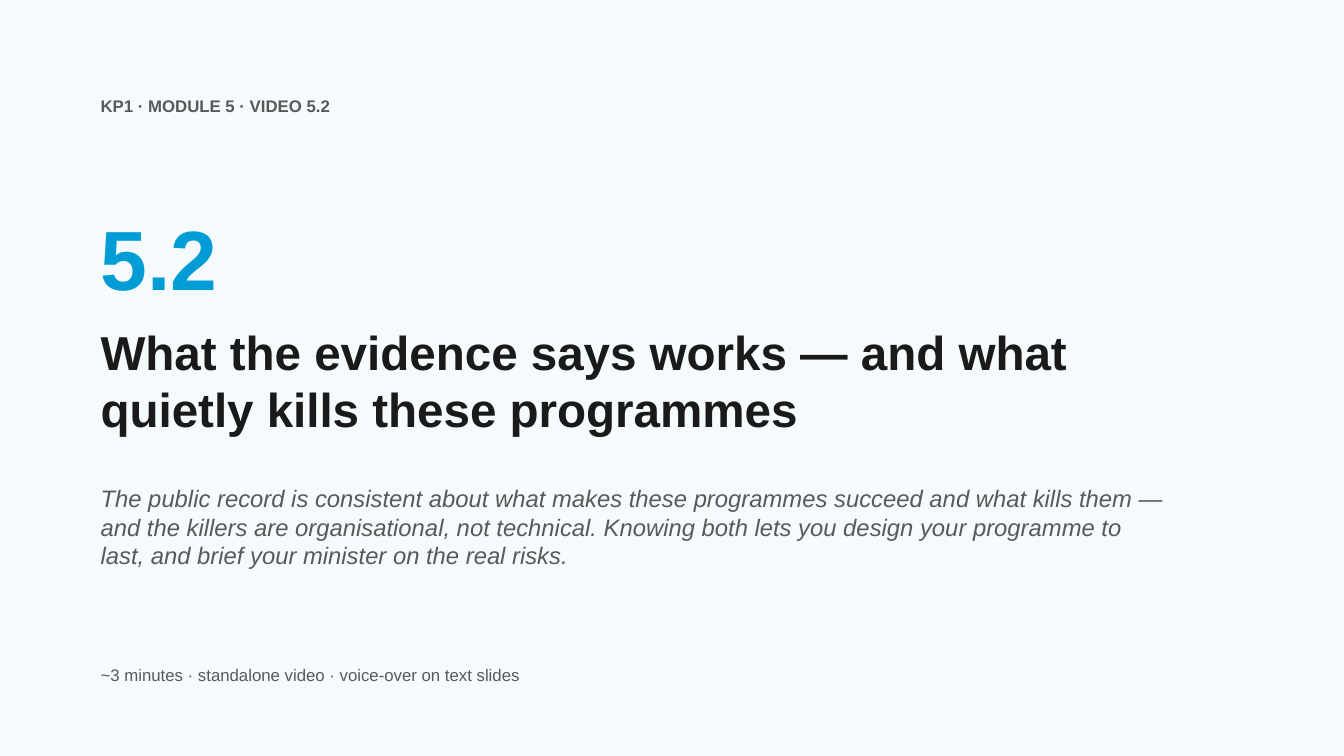
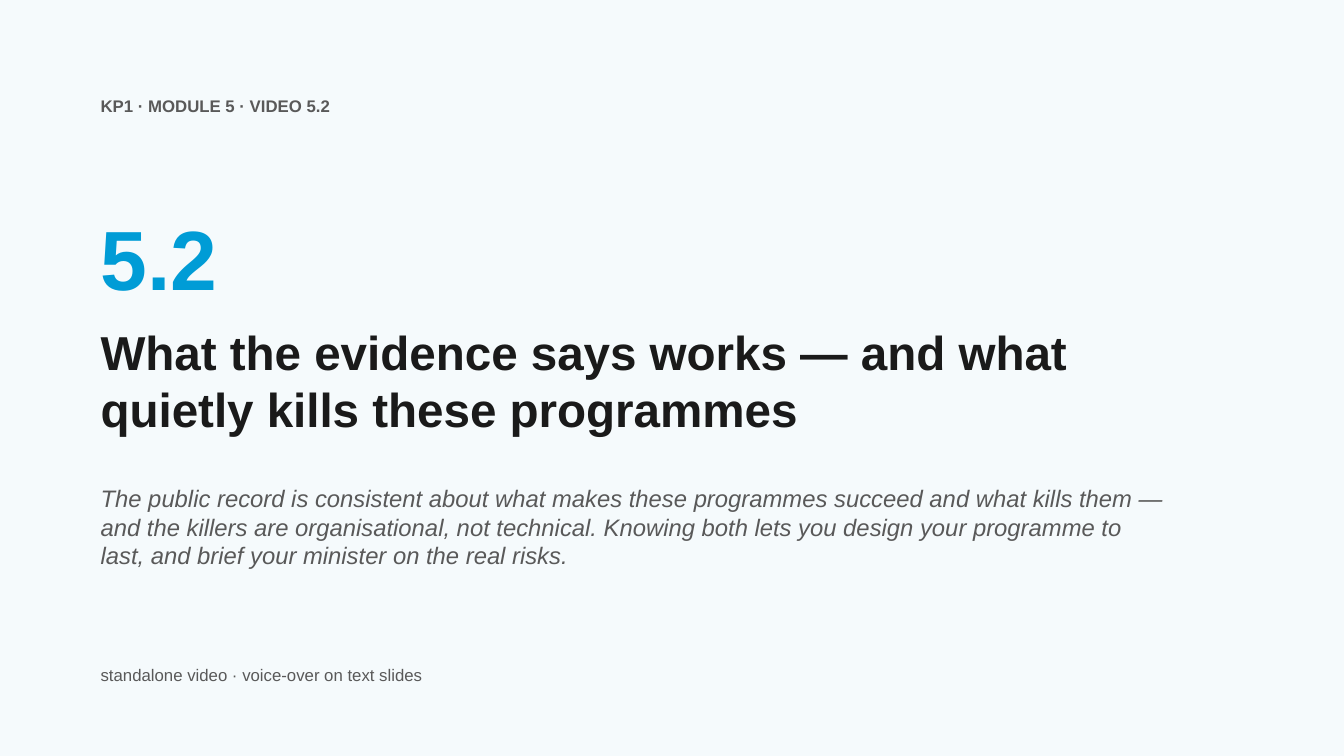
Before and after one commit to aarelaponin/geatdm-framework, a slide deck: slide 11 of 10-Knowledge-Products/KP1-GEA/videos/module_5/en/decks/KP1_M5_Deck_v0.2.pptx. Drawn at 1344x756 pixels with LibreOffice and Linux fonts; fonts in the diff are those of the drawing. Boxes give left, top, right and bottom in pixels: in the first picture for what was removed or moved away, otherwise in the second. Text is boxed around its words. In the diff, an @@ line names an element or a change of style, - is before the commit and + after.

```diff
--- a/10-Knowledge-Products/KP1-GEA/videos/module_5/en/decks/KP1_M5_Deck_v0.2.pptx
+++ b/10-Knowledge-Products/KP1-GEA/videos/module_5/en/decks/KP1_M5_Deck_v0.2.pptx
@@ text at [101, 669, 422, 681]: text changed @@
-~3 minutes · standalone video · voice-over on text slides
+standalone video · voice-over on text slides
```
Also in this commit, not shown: 5 other slides changed, 39 other files.
